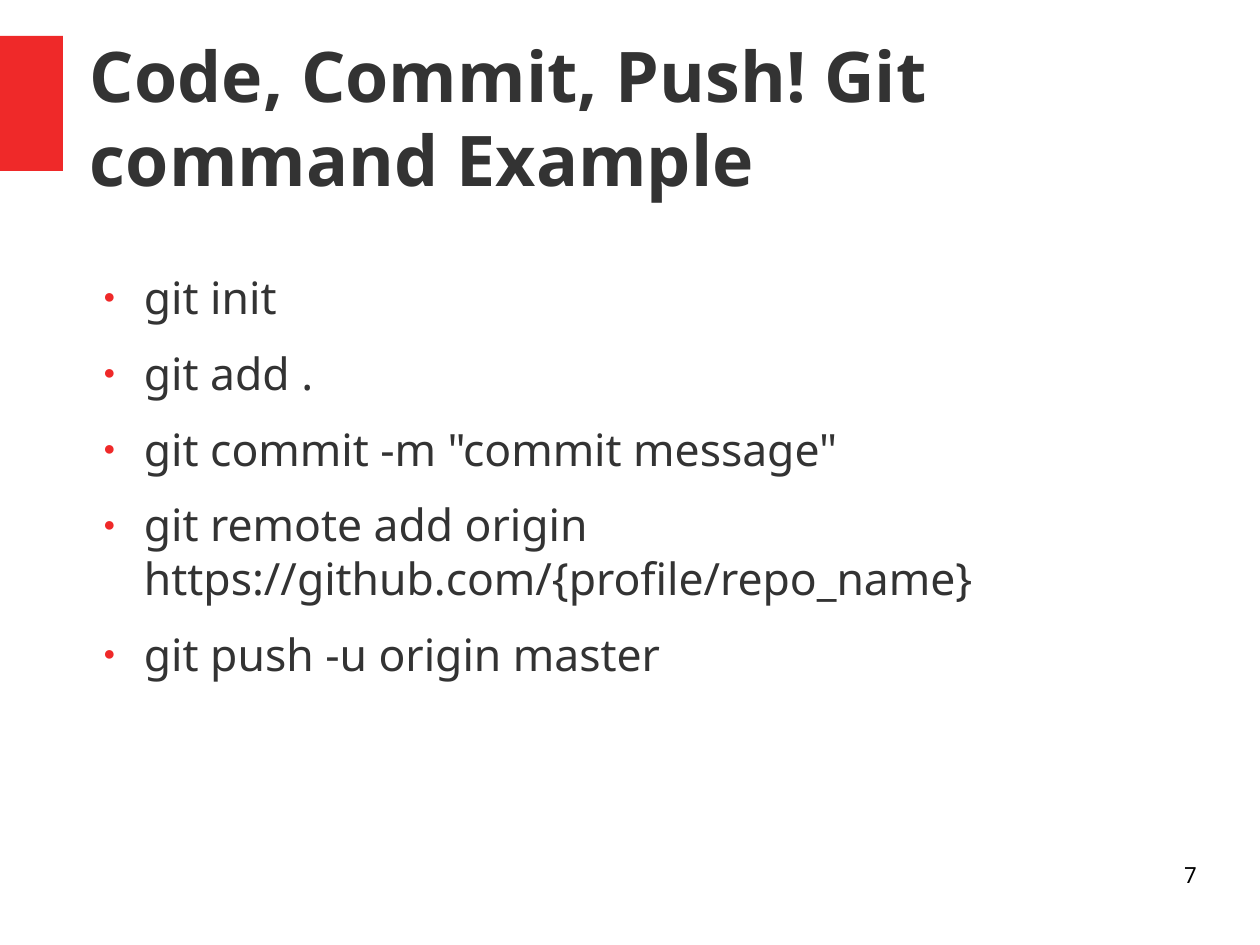
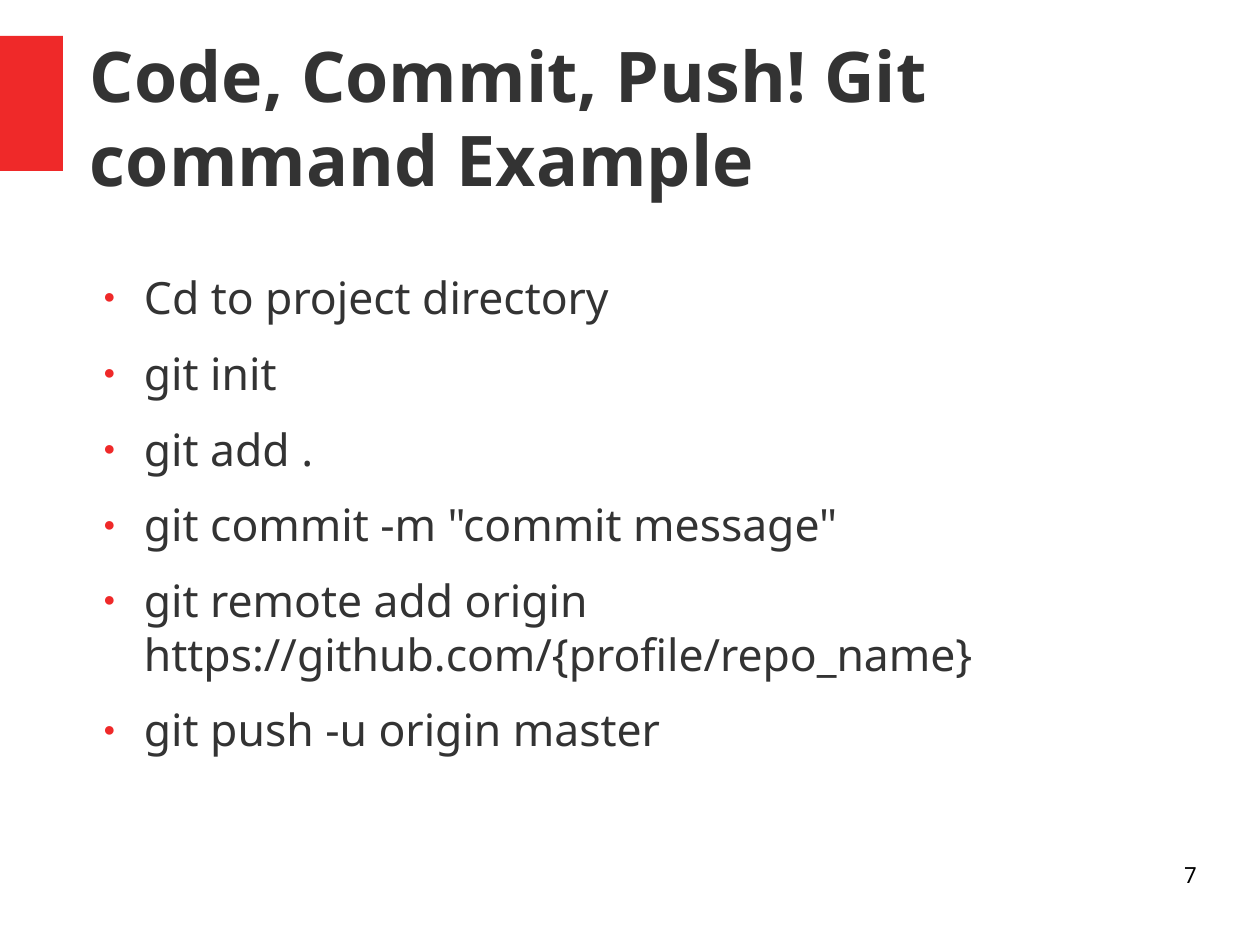
Before and after one commit to GrldAngelo-UnoBueno/gitintro, a slide deck: slide 7 of hackathon-ucts.odp. Drawn at 1260x945 pixels with LibreOffice and Linux fonts; fonts in the diff are those of the drawing. Boxes give left, top, right and bottom in pixels: in the first picture for what was removed or moved away, otherwise in the second. Text is boxed around its words. In the diff, an @@ line names an element or a change of style, - is before the commit and + after.

```diff
--- a/hackathon-ucts.odp
+++ b/hackathon-ucts.odp
@@ text at <box>144,280,608,325</box>: paragraph added @@
+● Cd to project directory
```
Also in this commit, not shown: 1 slide added, 2 other files.
